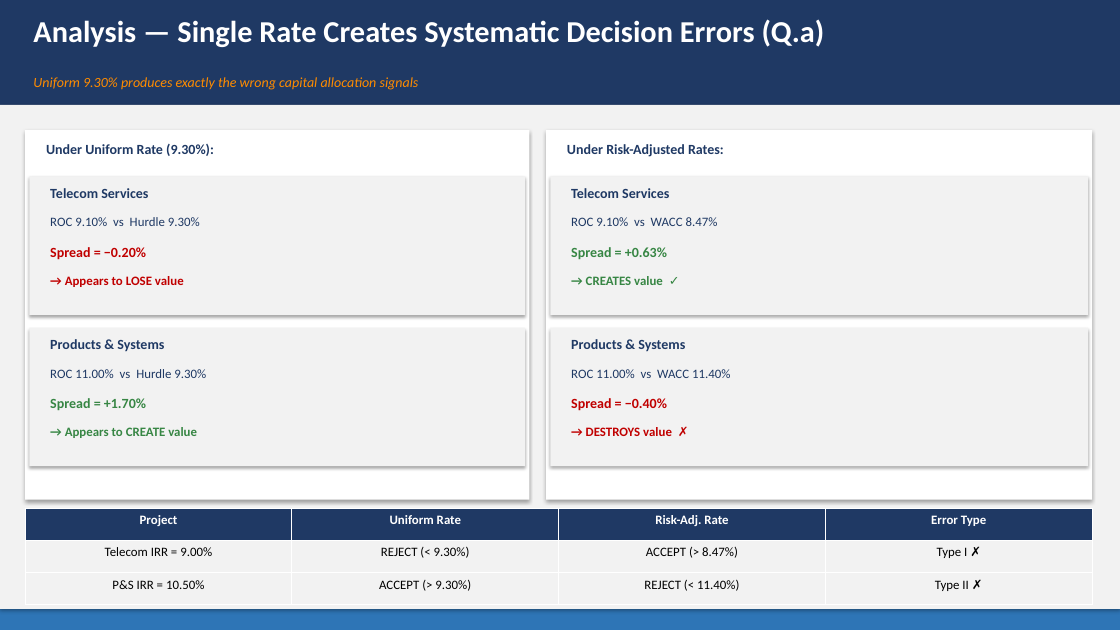
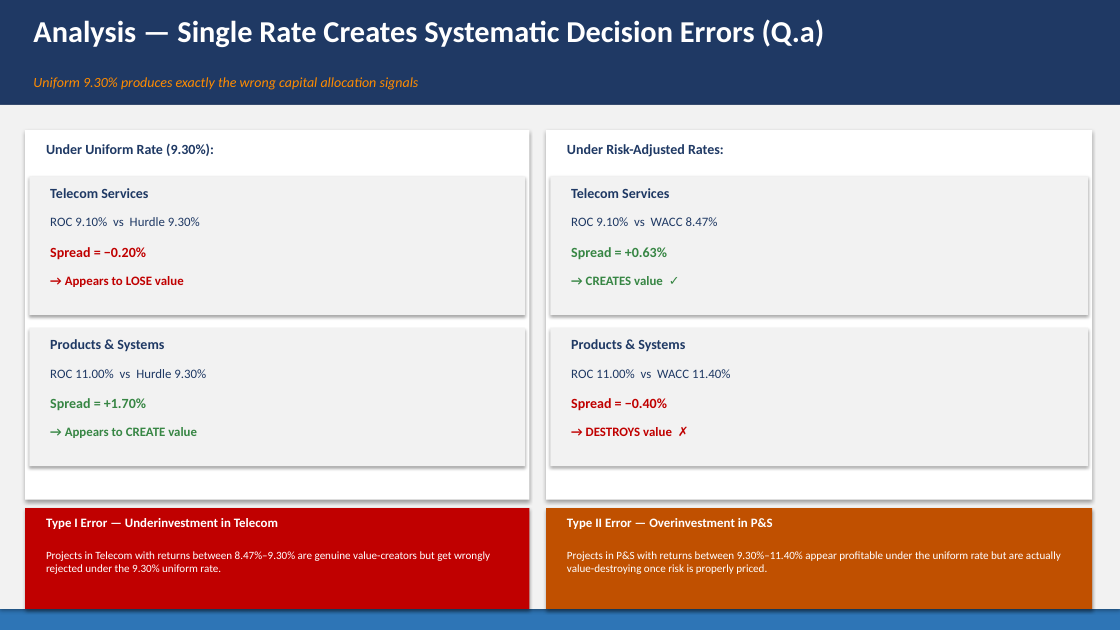
Before and after one commit to zou-haiyun-316/mfe5231casestudy, a slide deck: slide 9 of TeleTech_Case4_Presentation.pptx. Drawn at 1120x630 pixels with LibreOffice and Linux fonts; fonts in the diff are those of the drawing. Boxes give left, top, right and bottom in pixels: in the first picture for what was removed or moved away, otherwise in the second. Text is boxed around its words. In the diff, an @@ line names an element or a change of style, - is before the commit and + after.

```diff
--- a/TeleTech_Case4_Presentation.pptx
+++ b/TeleTech_Case4_Presentation.pptx
@@ table removed at [25,508,1091,605], 3 rows, 4 columns @@
-Project | Uniform Rate | Risk-Adj. Rate | Error Type
-Telecom IRR = 9.00% | REJECT (< 9.30%) | ACCEPT (> 8.47%) | Type I ✗
-P&S IRR = 10.50% | ACCEPT (> 9.30%) | REJECT (< 11.40%) | Type II ✗
@@ rectangle added at [25,508,529,609], fill #C00000 @@
@@ rectangle added at [546,508,1092,609], fill #C05000 @@
@@ text added at [46,518,278,529], 11 pt, text #FFFFFF, bold @@
+Type I Error — Underinvestment in Telecom
@@ text added at [567,518,773,529], 11 pt, text #FFFFFF, bold @@
+Type II Error — Overinvestment in P&S
@@ text added at [46,551,490,574], 9.5 pt, text #FFFFFF @@
+Projects in Telecom with returns between 8.47%–9.30% are genuine value-creators but get wrongly rejected under the 9.30% uniform rate.
@@ text added at [567,551,1061,574], 9.5 pt, text #FFFFFF @@
+Projects in P&S with returns between 9.30%–11.40% appear profitable under the uniform rate but are actually value-destroying once risk is properly priced.
```
Also in this commit, not shown: 1 other slide changed.
